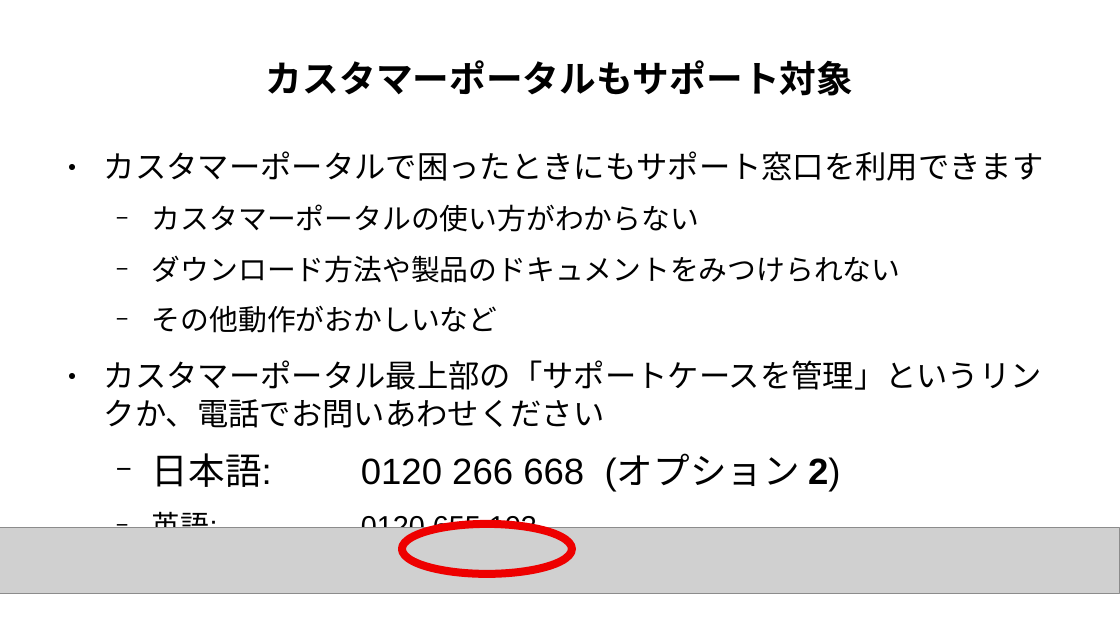
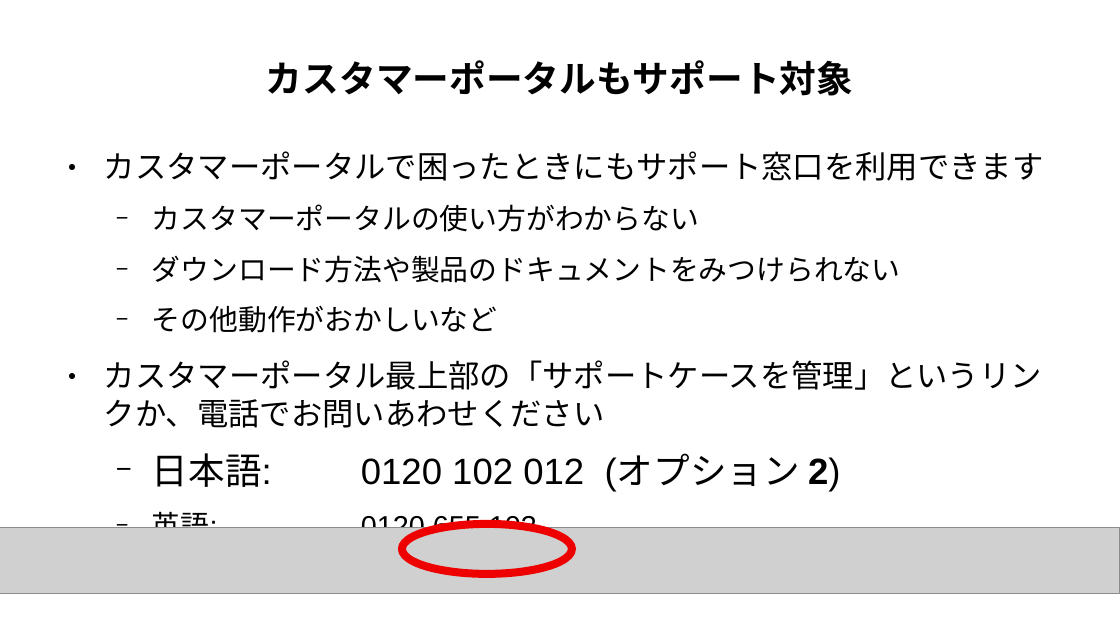
Before and after one commit to moriwaka/moriwaka.github.io, a slide deck: slide 11 of Presentation/RHEL/beginner/rhel-atfirst.odp. Drawn at 1120x630 pixels with LibreOffice and Linux fonts; fonts in the diff are those of the drawing; grey boxes stand for pictures. Boxes give left, top, right and bottom in pixels: in the first picture for what was removed or moved away, otherwise in the second. Text is boxed around its words. In the diff, an @@ line names an element or a change of style, - is before the commit and + after.

```diff
--- a/Presentation/RHEL/beginner/rhel-atfirst.odp
+++ b/Presentation/RHEL/beginner/rhel-atfirst.odp
@@ text at (152, 453, 841, 491): text changed @@
-  − 日本語: 0120 266 668 (オプション 2)
+  − 日本語: 0120 102 012 (オプション 2)
```
Also in this commit, not shown: 6 other slides changed, 2 other files.
